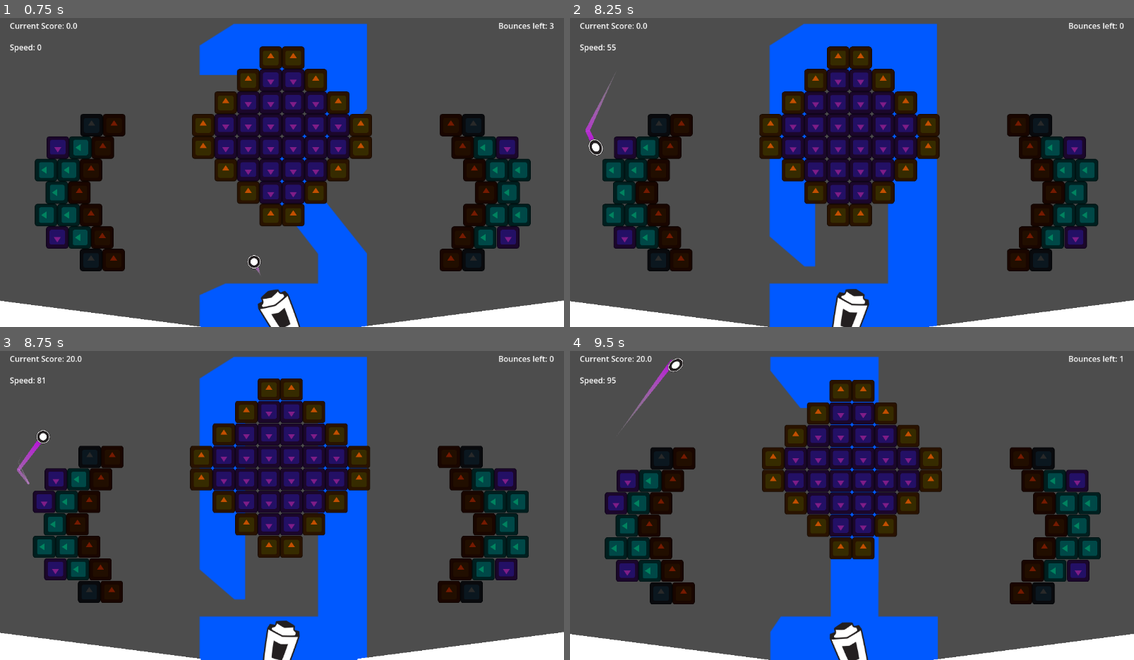
Above: before the commit, frames 1-4 (two rows, left to right).
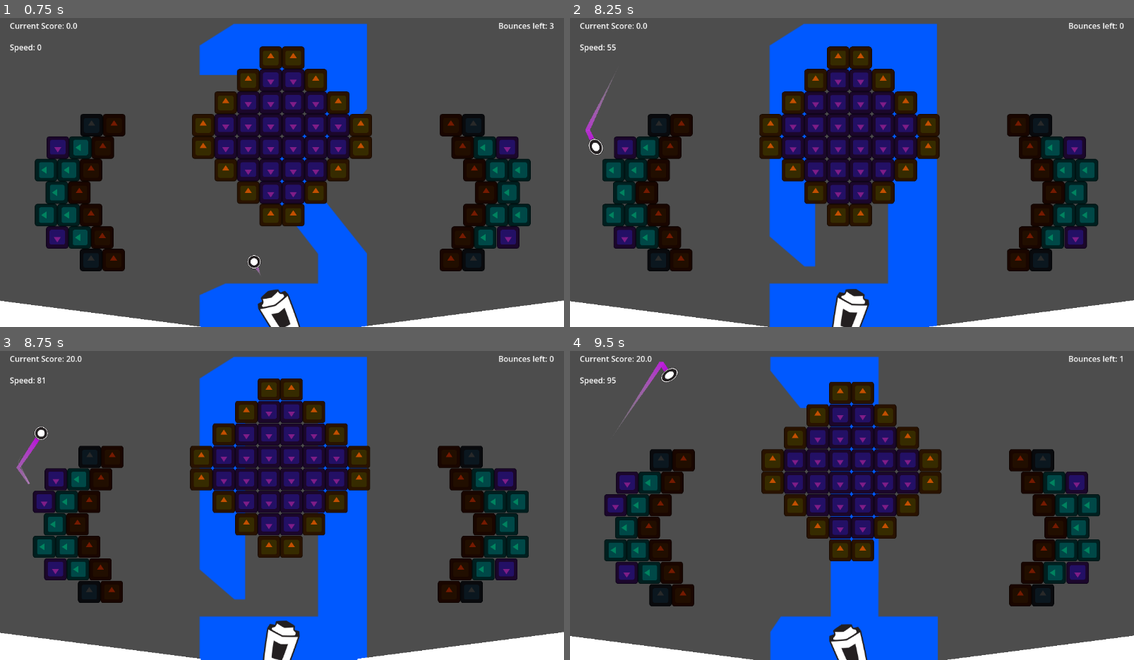
Above: after the commit, the same moments.

Repository: BmBucceri/breakout
Game: Godot game, scene res://Boards/Levels/Board 4_Sprongus.tscn
The game is run twice, just before and just after one commit, with the same random seed, the same clock (stepped at 60 frames per second) and the same inputs. This scene is started directly instead of the project's main scene. The engine's default icon, where the game draws it, is replaced by a stand-in: a white triangle on a blue panel in a dark square.
Inputs (mouse positions are in pixels of both pictures, inside the frame that each line leads up to):
- Up to frame 1 (0.75 s): tap Enter at 0.5 s; move the mouse to (146, 39) at 0.52 s; press the mouse at (146, 39) at 0.53 s
- Up to frame 2 (8.25 s): move the mouse to (643, 61) at 1.27 s; release the mouse at (643, 61) at 1.28 s; click (643, 61) at 1.35 s; move the mouse to (908, 98) at 2.02 s; press the mouse at (908, 98) at 2.03 s; move the mouse to (823, 231) at 2.77 s; release the mouse at (823, 231) at 2.78 s; click (823, 231) at 2.85 s; move the mouse to (1021, 215) at 3.52 s; press the mouse at (1021, 215) at 3.53 s; move the mouse to (682, 119) at 4.27 s; release the mouse at (682, 119) at 4.28 s; click (682, 119) at 4.35 s; move the mouse to (880, 169) at 5.02 s; press the mouse at (880, 169) at 5.03 s; move the mouse to (767, 89) at 5.77 s; release the mouse at (767, 89) at 5.78 s; click (767, 89) at 5.85 s; move the mouse to (976, 153) at 6.52 s; press the mouse at (976, 153) at 6.53 s; move the mouse to (739, 184) at 7.27 s; release the mouse at (739, 184) at 7.28 s; click (739, 184) at 7.35 s; move the mouse to (908, 98) at 8.02 s; press the mouse at (908, 98) at 8.03 s
- Up to frame 3 (8.75 s): no input
- Up to frame 4 (9.5 s): move the mouse to (823, 564) at 8.77 s; release the mouse at (823, 564) at 8.78 s; click (823, 564) at 8.85 s

Frame 1 is identical in both runs. In frame 2, less than 0.1% of the frame differs, in the area x 2-8%, y 20-45%; in frame 3, 0.2%; in frame 4, 7.0%, in the area x 0-100%, y 2-100%.

Commit message:
Button updates, Cannon fixes
main menu, level select fixes, cannon fixes

Diff:
--- a/Autoloads/game_manager.gd
+++ b/Autoloads/game_manager.gd
@@ -50,4 +50,7 @@
 	if block_array.size() == 0:
 		print("you'r winner")
 		on_game_win.emit()
-	pass
+
+func reset_level():
+	ball_array = []
+	block_array = []
--- a/Autoloads/input_manager.gd
+++ b/Autoloads/input_manager.gd
@@ -4,7 +4,8 @@
 signal left_click_pressed
 
 func _input(event: InputEvent) -> void:
-	if event is InputEventMouseButton and event.button_index == MOUSE_BUTTON_LEFT and event.pressed:
+	if event.is_action_pressed("Input_Cannon_Interact"):
+		print("boink!")
 		left_click_pressed.emit()
 
 #func _input(event: InputEvent) -> void:
--- a/Boards/CountdownBounceSprite.gd
+++ b/Boards/CountdownBounceSprite.gd
@@ -3,7 +3,7 @@
 
 @export var countdown_bounce_sprite_2d: AnimatedSprite2D
 
-func _process(delta: float) -> void:
+func _process(_delta: float) -> void:
 	ricochet_update()
 	pass
 
--- a/Boards/Levels/Board 1_YeahWhatever.tscn
+++ b/Boards/Levels/Board 1_YeahWhatever.tscn
@@ -8,6 +8,9 @@
 [ext_resource type="Script" uid="uid://uwsl4p8sccco" path="res://Boards/camera_2d.gd" id="6_esoej"]
 
 [node name="ROOTLEVEL" unique_id=1515406294 instance=ExtResource("1_c7foh")]
+
+[node name="MarginContainer" parent="UI/Control" parent_id_path=PackedInt32Array(292381040) index="0" unique_id=568693195]
+metadata/_edit_lock_ = true
 
 [node name="BlockBase10" parent="Blocks" parent_id_path=PackedInt32Array(1591539969) index="0" unique_id=1282541942 instance=ExtResource("2_mhapq")]
 position = Vector2(496, 276)
--- a/Boards/Levels/Board 4_Sprongus.tscn
+++ b/Boards/Levels/Board 4_Sprongus.tscn
@@ -7,6 +7,7 @@
 [ext_resource type="PackedScene" uid="uid://buyvsud8eecnx" path="res://Scenes/Blocks/BlockBase.tscn" id="5_4iebc"]
 
 [node name="ROOTLEVEL" unique_id=1515406294 instance=ExtResource("1_bm24u")]
+position = Vector2(0, 0)
 
 [node name="MarginContainer" parent="UI/Control" parent_id_path=PackedInt32Array(292381040) index="0" unique_id=568693195]
 metadata/_edit_lock_ = true
--- a/Boards/Levels/Board Base_MASTERBOARD.tscn
+++ b/Boards/Levels/Board Base_MASTERBOARD.tscn
@@ -55,7 +55,6 @@
 "
 
 [node name="ROOTLEVEL" type="Node2D" unique_id=1515406294]
-position = Vector2(-2, -1)
 script = ExtResource("1_4e1jp")
 metadata/_edit_group_ = true
 metadata/_edit_lock_ = true
--- /dev/null
+++ b/Boards/Levels/Board DEBUG.tscn
@@ -0,0 +1,20 @@
+[gd_scene format=3 uid="uid://3pf27qpa76hn"]
+
+[ext_resource type="PackedScene" uid="uid://co443mxrablr3" path="res://Boards/Levels/Board Base_MASTERBOARD.tscn" id="1_k1cvn"]
+[ext_resource type="PackedScene" uid="uid://buyvsud8eecnx" path="res://Scenes/Blocks/BlockBase.tscn" id="2_tf51u"]
+[ext_resource type="Script" uid="uid://uwsl4p8sccco" path="res://Boards/camera_2d.gd" id="6_nnjbk"]
+
+[node name="ROOTLEVEL" unique_id=1515406294 instance=ExtResource("1_k1cvn")]
+
+[node name="MarginContainer" parent="UI/Control" parent_id_path=PackedInt32Array(292381040) index="0" unique_id=568693195]
+metadata/_edit_lock_ = true
+
+[node name="CountdownBounceSprite2D" parent="UI/Control/MarginContainer/HBoxContainer/CountdownCanvasLayer" parent_id_path=PackedInt32Array(656124029) index="0" unique_id=1059208540]
+metadata/_edit_lock_ = true
+
+[node name="BlockBase29" parent="Blocks" parent_id_path=PackedInt32Array(1591539969) index="0" unique_id=958769116 instance=ExtResource("2_tf51u")]
+position = Vector2(589, 324)
+
+[node name="Camera2D2" type="Camera2D" parent="Blocks" parent_id_path=PackedInt32Array(1591539969) index="1" unique_id=1035968252]
+position = Vector2(578, 323)
+script = ExtResource("6_nnjbk")
--- a/Boards/speedodometer.gd
+++ b/Boards/speedodometer.gd
@@ -1,6 +1,6 @@
 extends RichTextLabel
 
-func _process(delta: float) -> void:
+func _process(_delta: float) -> void:
 	update_speed()
 
 func update_speed():
--- a/Scenes/LevelSelect.tscn
+++ b/Scenes/LevelSelect.tscn
@@ -37,37 +37,48 @@
 alignment = 1
 
 [node name="Button" type="Button" parent="CanvasLayer/Panel/BoxContainer/VBoxContainer/HBoxContainer" unique_id=1438021291]
+custom_minimum_size = Vector2(150, 0)
 layout_mode = 2
 text = "Level One
 Yeah, Whatever Cop"
+autowrap_mode = 3
 script = ExtResource("1_chbko")
 path = "uid://dt00th4b8utvc"
 
 [node name="Button2" type="Button" parent="CanvasLayer/Panel/BoxContainer/VBoxContainer/HBoxContainer" unique_id=973902072]
+custom_minimum_size = Vector2(150, 0)
 layout_mode = 2
 text = "Level Two
-Crabbin in tha Big City"
+Crabbin in tha
+Big City"
+autowrap_mode = 3
 script = ExtResource("1_chbko")
 path = "uid://coivw1qfolpl3"
 
 [node name="Button3" type="Button" parent="CanvasLayer/Panel/BoxContainer/VBoxContainer/HBoxContainer" unique_id=950733028]
+custom_minimum_size = Vector2(150, 0)
 layout_mode = 2
 text = "Level Three
 Zig Zag
 Bayyyyyybaeeeeee"
+autowrap_mode = 3
 script = ExtResource("1_chbko")
 path = "uid://lpdjyvd8wulw"
 
 [node name="Button4" type="Button" parent="CanvasLayer/Panel/BoxContainer/VBoxContainer/HBoxContainer" unique_id=865478922]
+custom_minimum_size = Vector2(150, 0)
 layout_mode = 2
 text = "Level Four
-SPROOONGUS"
+Regular SPRONGUS"
+autowrap_mode = 3
 script = ExtResource("1_chbko")
 path = "uid://cfidyogtjo45s"
 
 [node name="Button5" type="Button" parent="CanvasLayer/Panel/BoxContainer/VBoxContainer/HBoxContainer" unique_id=1109179158]
+custom_minimum_size = Vector2(150, 0)
 layout_mode = 2
 text = "Placeholder Name"
+autowrap_mode = 3
 script = ExtResource("1_chbko")
 
 [node name="MarginContainer2" type="MarginContainer" parent="CanvasLayer/Panel/BoxContainer/VBoxContainer" unique_id=1282309451]
@@ -82,30 +93,55 @@
 alignment = 1
 
 [node name="Button" type="Button" parent="CanvasLayer/Panel/BoxContainer/VBoxContainer/HBoxContainer2" unique_id=1556080183]
+custom_minimum_size = Vector2(150, 0)
 layout_mode = 2
 text = "Placeholder Name"
+autowrap_mode = 3
 script = ExtResource("1_chbko")
 
 [node name="Button2" type="Button" parent="CanvasLayer/Panel/BoxContainer/VBoxContainer/HBoxContainer2" unique_id=1822415380]
+custom_minimum_size = Vector2(150, 0)
 layout_mode = 2
 text = "Placeholder Name"
+autowrap_mode = 3
 script = ExtResource("1_chbko")
 
 [node name="Button3" type="Button" parent="CanvasLayer/Panel/BoxContainer/VBoxContainer/HBoxContainer2" unique_id=390102847]
+custom_minimum_size = Vector2(150, 0)
 layout_mode = 2
 text = "Placeholder Name"
+autowrap_mode = 3
 script = ExtResource("1_chbko")
 
 [node name="Button4" type="Button" parent="CanvasLayer/Panel/BoxContainer/VBoxContainer/HBoxContainer2" unique_id=2045305293]
+custom_minimum_size = Vector2(150, 0)
 layout_mode = 2
 text = "Placeholder Name"
+autowrap_mode = 3
 script = ExtResource("1_chbko")
 
 [node name="Button5" type="Button" parent="CanvasLayer/Panel/BoxContainer/VBoxContainer/HBoxContainer2" unique_id=1726419773]
+custom_minimum_size = Vector2(150, 0)
 layout_mode = 2
 text = "Placeholder Name"
+autowrap_mode = 3
 script = ExtResource("1_chbko")
 
 [node name="MarginContainer3" type="MarginContainer" parent="CanvasLayer/Panel/BoxContainer/VBoxContainer" unique_id=495700706]
 layout_mode = 2
 theme_override_constants/margin_top = 100
+
+[node name="Button" type="Button" parent="CanvasLayer/Panel" unique_id=1112411259]
+layout_mode = 1
+anchors_preset = 15
+anchor_right = 1.0
+anchor_bottom = 1.0
+offset_left = 5.0
+offset_top = 5.0
+offset_right = -989.0
+offset_bottom = -588.0
+grow_horizontal = 2
+grow_vertical = 2
+text = "Back to main menu"
+script = ExtResource("1_chbko")
+path = "uid://crap7x0n62h7p"
--- a/ball_base.gd
+++ b/ball_base.gd
@@ -18,6 +18,8 @@
 var squash_and_stretch_tween: Tween
 var default_sprite_scale: Vector2
 var new_trail: Line2D
+
+signal ball_destroyed
 
 func _ready() -> void:
 	GameManager.add_ball(self)
@@ -102,4 +104,5 @@
 func destroy_ball():
 	GameManager.remove_ball(self)
 	new_trail.destroy_trail()
+	ball_destroyed.emit()
 	self.queue_free()
--- a/block_base.gd
+++ b/block_base.gd
@@ -6,7 +6,11 @@
 @export var next_brick: PackedScene
 var special_score: float = 1
 
+
 func _ready() -> void:
+	call_deferred("_deferred_ready")
+
+func _deferred_ready():
 	GameManager.add_block(self)
 
 func destroy_brick():
--- a/bounces_counter.gd
+++ b/bounces_counter.gd
@@ -1,4 +1,4 @@
 extends Label
 
-func _process(delta: float) -> void:
+func _process(_delta: float) -> void:
 	self.text = "Bounces left: " + str(GameManager.ricochet_left)
--- a/cannon.gd
+++ b/cannon.gd
@@ -5,6 +5,7 @@
 @export var rotation_offset: float = 90
 @export var total_balls_can_shoot: int = 1
 
+var total_balls_onscreen : int = 0
 var can_shoot: bool = true
 
 const BALL = preload("uid://d1ogb0eean0hi")
@@ -12,19 +13,21 @@
 func _ready() -> void:
 	InputManager.left_click_pressed.connect(shoot_ball)
 
-func _process(delta: float) -> void:
+func _process(_delta: float) -> void:
 	look_at(get_global_mouse_position())
 	self.rotation_degrees += rotation_offset
 
 func shoot_ball():
 	#if can_shoot == false:
 		#return
-# check if cannon is active
-	if GameManager.ball_array.size() > total_balls_can_shoot - 1:
+#Check for total balls on screen
+	if total_balls_onscreen >= total_balls_can_shoot:
 		return
 
+	total_balls_onscreen += 1
 	var new_ball = BALL.instantiate()
 	new_ball.global_position = spawn_marker.global_position
+	new_ball.ball_destroyed.connect(ball_is_destroyed)
 
 	var fire_direction = Vector2.UP.rotated(self.global_rotation)
 	#ball inherits the angle of the cannon
@@ -33,3 +36,7 @@
 	GameManager.ball_root.add_child(new_ball)
 
 	new_ball.top_level = true
+
+func ball_is_destroyed():
+		total_balls_onscreen -= 1
+		pass
--- a/level.gd
+++ b/level.gd
@@ -11,3 +11,4 @@
 
 func game_start():
 	MusicManager.play_track(music_to_play)
+	GameManager.reset_level()
--- a/project.godot
+++ b/project.godot
@@ -27,6 +27,18 @@
 GameManager="*res://Autoloads/game_manager.gd"
 TransitionManager="*uid://c2pcpyk7dnba8"
 
+[input]
+
+Input_Cannon_Interact={
+"deadzone": 0.2,
+"events": [Object(InputEventMouseButton,"resource_local_to_scene":false,"resource_name":"","device":-1,"window_id":0,"alt_pressed":false,"shift_pressed":false,"ctrl_pressed":false,"meta_pressed":false,"button_mask":1,"position":Vector2(181, 3),"global_position":Vector2(190, 51),"factor":1.0,"button_index":1,"canceled":false,"pressed":true,"double_click":false,"script":null)
+]
+}
+Input_Cannon_Parry={
+"deadzone": 0.2,
+"events": []
+}
+
 [layer_names]
 
 2d_render/layer_2="Block"
--- a/trail_2d.gd
+++ b/trail_2d.gd
@@ -9,7 +9,7 @@
 	ball = new_ball
 	#_ball_assigned = true
 
-func _process(delta: float) -> void:
+func _process(_delta: float) -> void:
 	if ball == null:
 
 		return
